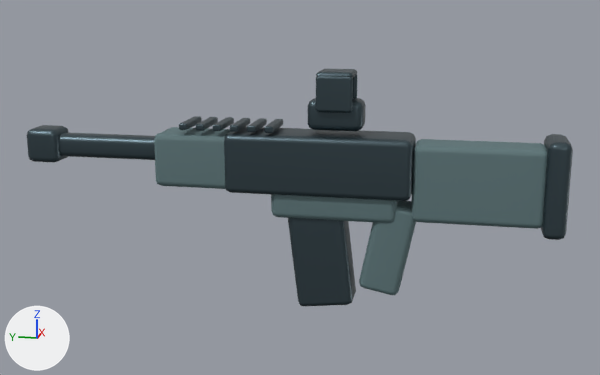
Before and after pictures for a commit that changed the Blender file art/carbine.blend.
Camera for both pictures: a 50 mm lens placed at (-1.466, -0.241, 0.318), pointed at (0.006, 0.053, -0.05). The axes (+X, +Y, +Z) are drawn at lower left. The lights are the same throughout. The first picture is the older version.

Script lines for the objects in view, before the commit:
```python
ob_butt_plate = bpy.data.objects.new('Butt plate', me_cube_009)
ob_butt_plate.location = (0.0, -0.4, -0.025)
ob_butt_stock = bpy.data.objects.new('Butt stock', me_cube_008)
ob_butt_stock.location = (0.0, -0.27, -0.025)
ob_magazine = bpy.data.objects.new('Magazine', me_cube_006)
ob_magazine.location = (0.0, 0.01, -0.17)
ob_magazine.rotation_euler = (-0.12, 0.0, 0.0)  # degrees (-6.9, 0, 0)
ob_weaponbody = bpy.data.objects.new('WeaponBody', me_cube_001)
ob_weaponbody.location = (0.0, 0.0, 0.0)
```
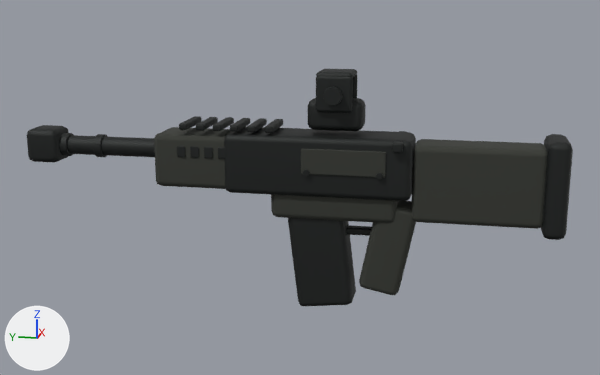
Boxes [x1, y1, x2, y2] around the edits, measured in the pictures (600 x 375 px):
'WeaponBody', recoloured, reshaped (greyish cyan to black)
    both: [27, 69, 416, 295]
'Butt stock', recoloured (greyish cyan to dark grey)
    both: [411, 139, 547, 229]
'Magazine', recoloured
    both: [288, 218, 356, 306]
'Butt plate', recoloured
    both: [541, 134, 573, 240]
part 1 of me_cube_001, added
    after: [301, 149, 386, 178]
part 2 of me_cube_001, added
    after: [218, 147, 226, 159]
part 3 of me_cube_001, added
    after: [204, 147, 213, 158]
part 4 of me_cube_001, added
    after: [190, 146, 199, 158]
part 5 of me_cube_001, added
    after: [177, 146, 185, 157]
part 6 of me_cube_001, added (mostly hidden)
    after: [346, 225, 372, 236]
part 7 of me_cube_001, rebuilt
    before: [58, 133, 155, 160]
    after: [67, 135, 154, 157]
part 8 of me_cube_001, added
    after: [323, 86, 343, 106]
part 9 of me_cube_001, added
    after: [376, 131, 406, 180]
part 10 of me_cube_001, added (black)
    after: [59, 133, 108, 157]

The change in detail:
Material 'Graphite / parkerized steel' (mat_graphite___parkerized_steel) changes colour from greyish blue #425259 to black #2c2f2e; in linear values from (0.055, 0.085, 0.1) to (0.025, 0.028, 0.027).
Material 'Slate / composite' (mat_slate___composite) changes colour from greyish cyan #5d7679 to dark grey #353730; in linear values from (0.11, 0.18, 0.19) to (0.035, 0.038, 0.03).
me_cube_001 is used by ob_weaponbody; location (0.0, 0.0, 0.0).
me_cube_001 had 952 vertices, 918 faces and spanned x -0.05..0.055, y -0.166..0.582, z -0.238..0.168.
me_cube_001 now has 4040 vertices, 3618 faces and spans x -0.062..0.062, y -0.166..0.582, z -0.238..0.168.
me_cube_001 part 1: the loose piece of 56 vertices spanning x 0.049..0.055, y -0.06..0.01, z 0.002..0.027 is copied, and the copy is scaled about its middle by (0.504, 2.15, 1.83), then moved by (-0.103, -0.01, -0.003), in mat_slate___composite (dark grey #353730); it spans x -0.053..-0.049, y -0.11..0.04, z -0.011..0.035.
me_cube_001 part 2: the loose piece of 56 vertices spanning x -0.045..0.045, y 0.13..0.32, z -0.05..0.05 is copied, and the copy is scaled about its middle by (0.0184, 0.0812, 0.222), then moved by (-0.046, -0.039, 0.02), in mat_graphite___parkerized_steel (black #2c2f2e); it spans x -0.047..-0.045, y 0.178..0.194, z 0.009..0.03.
me_cube_001 part 3: the loose piece of 56 vertices spanning x -0.045..0.045, y 0.13..0.32, z -0.05..0.05 is copied, and the copy is scaled about its middle by (0.0184, 0.0812, 0.222), then moved by (-0.046, -0.013, 0.02), in mat_graphite___parkerized_steel (black #2c2f2e); it spans x -0.047..-0.045, y 0.204..0.22, z 0.009..0.03.
me_cube_001 part 4: the loose piece of 56 vertices spanning x -0.045..0.045, y 0.13..0.32, z -0.05..0.05 is copied, and the copy is scaled about its middle by (0.0184, 0.0812, 0.222), then moved by (-0.046, 0.013, 0.02), in mat_graphite___parkerized_steel (black #2c2f2e); it spans x -0.047..-0.045, y 0.23..0.246, z 0.009..0.03.
me_cube_001 part 5: the loose piece of 56 vertices spanning x -0.045..0.045, y 0.13..0.32, z -0.05..0.05 is copied, and the copy is scaled about its middle by (0.0184, 0.0812, 0.222), then moved by (-0.046, 0.039, 0.02), in mat_graphite___parkerized_steel (black #2c2f2e); it spans x -0.047..-0.045, y 0.256..0.272, z 0.009..0.03.
me_cube_001 part 6: the loose piece of 56 vertices spanning x -0.04..0.04, y -0.13..0.1, z -0.1..-0.03 is copied, and the copy is scaled about its middle by (0.28, 0.326, 0.172), then moved by (0.0, -0.04, -0.06), in mat_graphite___parkerized_steel (black #2c2f2e); it spans x -0.011..0.011, y -0.092..-0.018, z -0.132..-0.119.
me_cube_001 part 7: the loose piece of 56 vertices spanning x -0.022..0.022, y 0.17..0.55, z -0.007..0.036 is rebuilt with 192 vertices and now spans x -0.018..0.018, y 0.17..0.55, z -0.003..0.033.
me_cube_001 part 8: 768 vertices added at x -0.051..0.053, y -0.051..0.021, z 0.079..0.144.
me_cube_001 part 9: 440 vertices added at x -0.062..0.062, y -0.139..-0.094, z -0.014..0.053.
me_cube_001 part 10: 384 vertices added at x -0.022..0.022, y 0.433..0.517, z -0.007..0.037.
Other edits to the shape of me_cube_001 do not show in these pictures.
